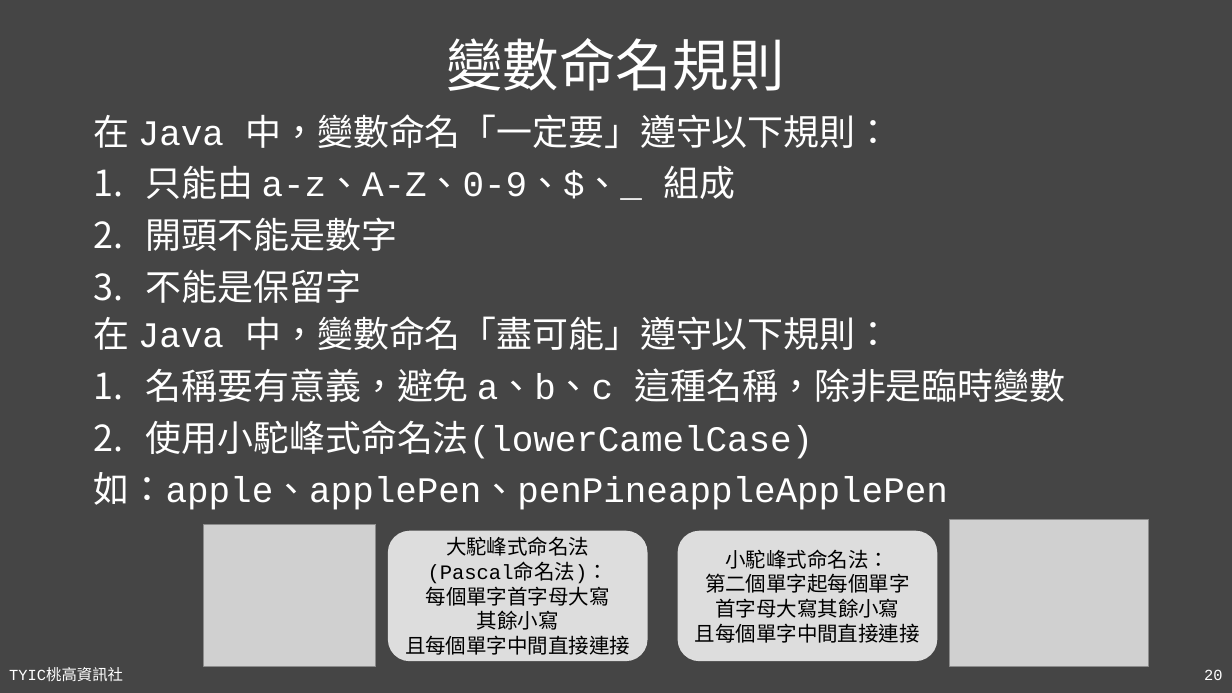
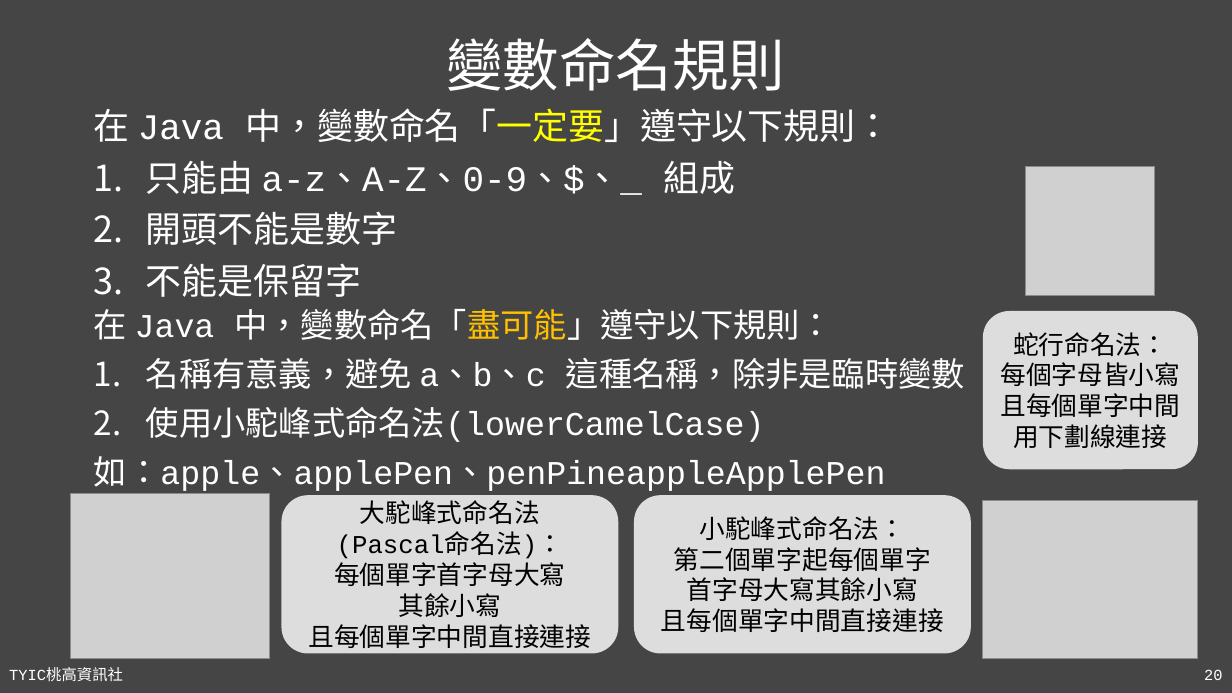
Before and after one commit to TYSHIC/slides, a slide deck: slide 20 of powerpoint/04_初探Java.pptx. Drawn at 1232x693 pixels with LibreOffice and Linux fonts; fonts in the diff are those of the drawing; grey boxes stand for pictures. Boxes give left, top, right and bottom in pixels: in the first picture for what was removed or moved away, otherwise in the second. Text is boxed around its words. In the diff, an @@ line names an element or a change of style, - is before the commit and + after.

```diff
--- a/powerpoint/04_初探Java.pptx
+++ b/powerpoint/04_初探Java.pptx
@@ text at (94, 108, 892, 142): text colour #FFFFFF to #FFFF00 in "中，變數命名「一定要」遵守以下規則：" @@
@@ picture added at (1026, 166, 1155, 296) @@
@@ text "在 Java 中，變數命名「盡可能」遵守以下規則：": place and size @@
-text "在 Java 中，變數命名「盡可能」遵守以下規則：" at (94, 316, 1066, 510)
+text "在 Java 中，變數命名「盡可能」遵守以下規則：" at (94, 309, 965, 491)
@@ text at (94, 309, 886, 491): size 28 to 25.9 pt in "在 Java 中，變數命名「盡可能」遵守以下規則：", "使用小駝峰式命名法(lowerCamelCase)", "如：apple、applePen、penPineappleApplePen"; text colour #FFFFFF to #FFC000 in "中，變數命名「盡可能」遵守以下規則：" @@
@@ rounded rectangle added at (983, 311, 1199, 470), fill #DDDDDD, 20 pt, text #000000 @@
+蛇行命名法：
+每個字母皆小寫
+且每個單字中間
+用下劃線連接
@@ text at (146, 358, 965, 389): text changed; size 28 to 25.9 pt @@
-1. 名稱要有意義，避免 a、b、c 這種名稱，除非是臨時變數
+1. 名稱有意義，避免 a、b、c 這種名稱，除非是臨時變數
@@ picture: place and size @@
-picture at (204, 524, 376, 666)
+picture at (70, 494, 270, 659)
@@ rounded rectangle "大駝峰式命名法" at (282, 495, 619, 653): size 16 to 20 pt @@
@@ rounded rectangle "大駝峰式命名法": place and size @@
-rounded rectangle "大駝峰式命名法" at (388, 531, 648, 661)
+rounded rectangle "大駝峰式命名法" at (282, 495, 619, 653)
@@ rounded rectangle "小駝峰式命名法：": place and size @@
-rounded rectangle "小駝峰式命名法：" at (677, 531, 937, 661)
+rounded rectangle "小駝峰式命名法：" at (634, 495, 971, 653)
@@ rounded rectangle "小駝峰式命名法：" at (634, 495, 971, 653): size 16 to 20 pt @@
@@ picture: place and size @@
-picture at (950, 519, 1150, 666)
+picture at (983, 500, 1199, 658)
```
Also in this commit, not shown: 14 other slides changed, 6 slides added, 2 slides removed, 7 other files.
